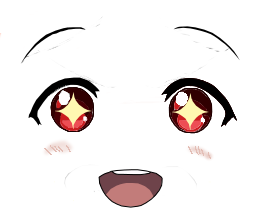
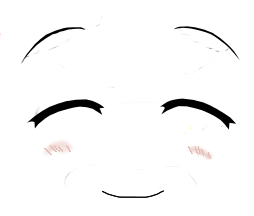
Layer changes from the first 254 × 216 image to the second:
painted on "molde color" over [55, 92, 209, 208]
painted on "molde" over [27, 70, 237, 207]
